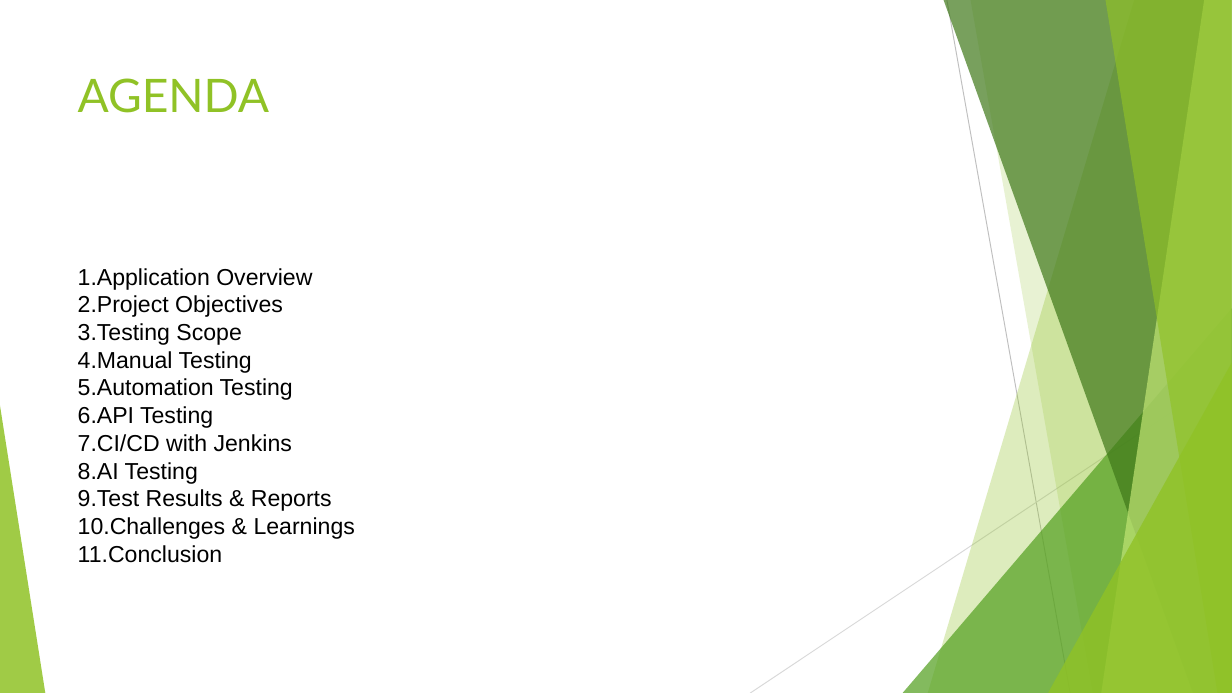
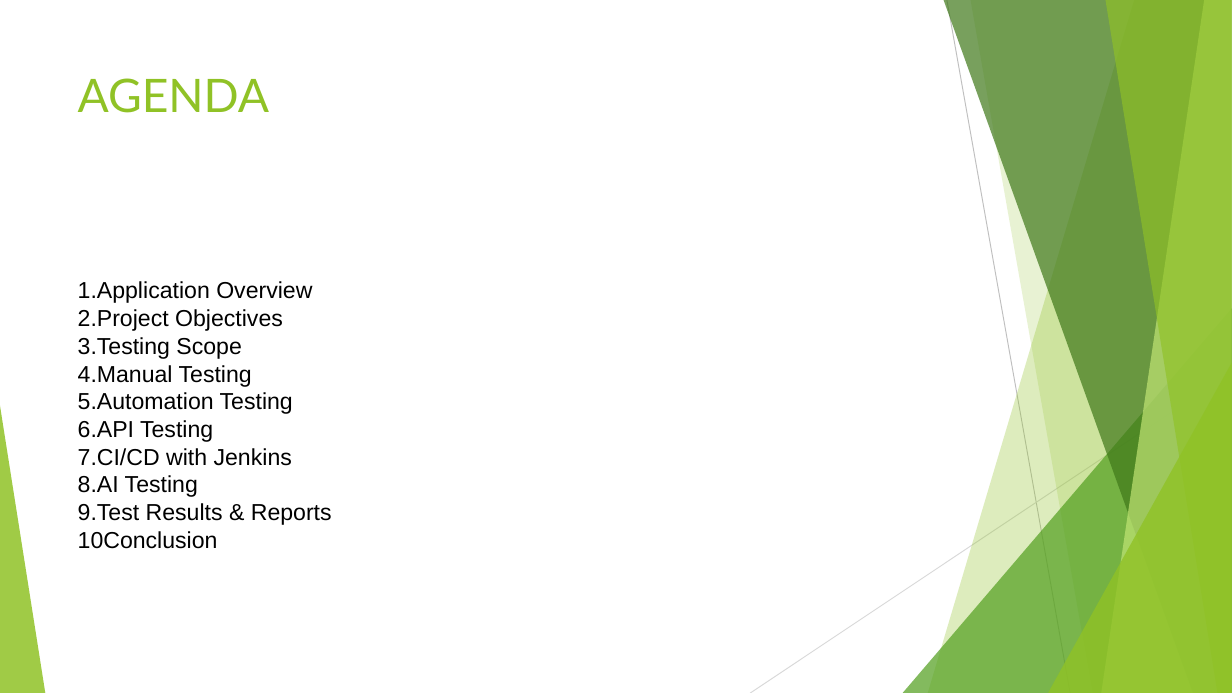
Before and after one commit to Dipali-dp/EcommerceTestingProject, a slide deck: slide 2 of Project_Presentation.pptx. Drawn at 1232x693 pixels with LibreOffice and Linux fonts; fonts in the diff are those of the drawing. Boxes give left, top, right and bottom in pixels: in the first picture for what was removed or moved away, otherwise in the second. Text is boxed around its words. In the diff, an @@ line names an element or a change of style, - is before the commit and + after.

Commit message:
Update project presentation

```diff
--- a/Project_Presentation.pptx
+++ b/Project_Presentation.pptx
@@ text "Application Overview": place and size @@
-text "Application Overview" at box(78, 268, 355, 563)
+text "Application Overview" at box(78, 281, 332, 549)
@@ text at box(78, 531, 218, 549): text changed @@
-10. Challenges & Learnings
-11. Conclusion
+10Conclusion
```
Also in this commit, not shown: 2 other slides changed, 6 slides added.
